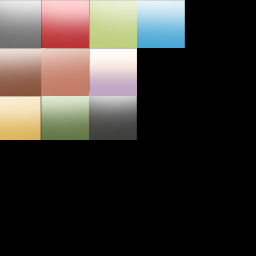
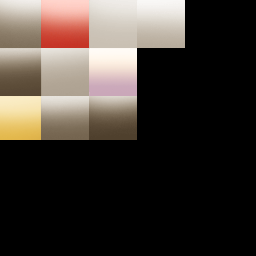
Comparing the layer stacks of the two w=256, h=256 images. Changes:
removed group "Group 2 copy" (11 layers) over [0, 0, 185, 140]
removed layer "Layer 2" (1st of 2, in "Group 2 copy") from group "Group 2 copy" over [89, 48, 137, 96]
removed layer "Layer 3" (1st of 2, in "Group 2 copy") from group "Group 2 copy" over [41, 48, 89, 96]
removed layer "Layer 4" (1st of 2, in "Group 2 copy") from group "Group 2 copy" over [0, 48, 45, 96]
removed layer "Layer 5" (1st of 2, in "Group 2 copy") from group "Group 2 copy" over [0, 0, 41, 48]
removed layer "Layer 6 copy 3" from group "Group 2 copy" over [137, 0, 185, 48]
removed layer "Layer 6 copy 2" from group "Group 2 copy" over [89, 92, 137, 140]
removed layer "Layer 6 copy" from group "Group 2 copy" over [41, 92, 89, 140]
removed layer "Layer 6" (1st of 2, in "Group 2 copy") from group "Group 2 copy" over [41, 0, 89, 48]
removed layer "Layer 7" (1st of 2, in "Group 2 copy") from group "Group 2 copy" over [0, 96, 41, 140]
removed layer "Layer 1 copy 6" (1st of 2, in "Group 2 copy") from group "Group 2 copy" over [89, 0, 138, 48]
added layer "Group 2 copy 3" above "Group 2" over [0, 0, 185, 140]
